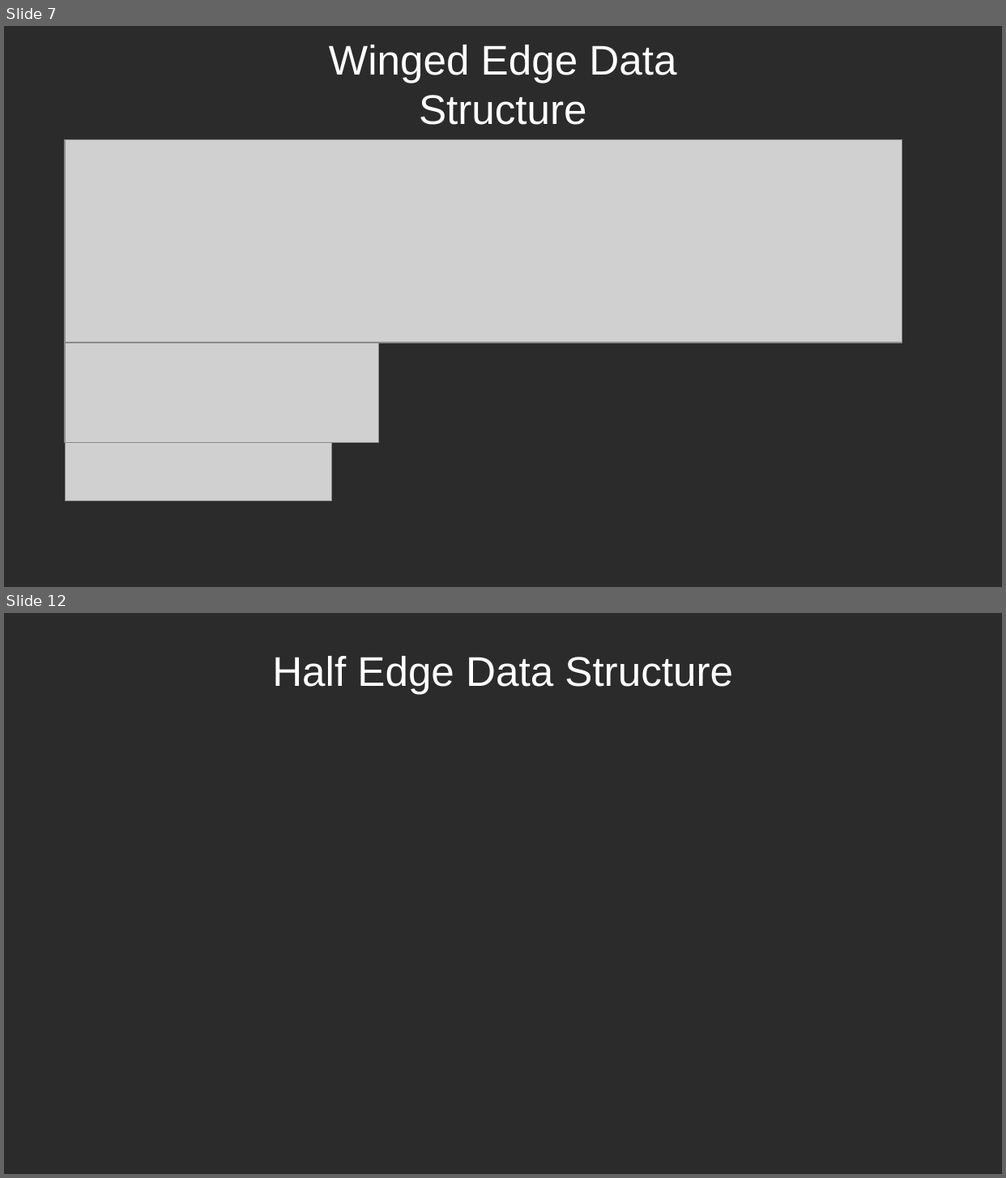
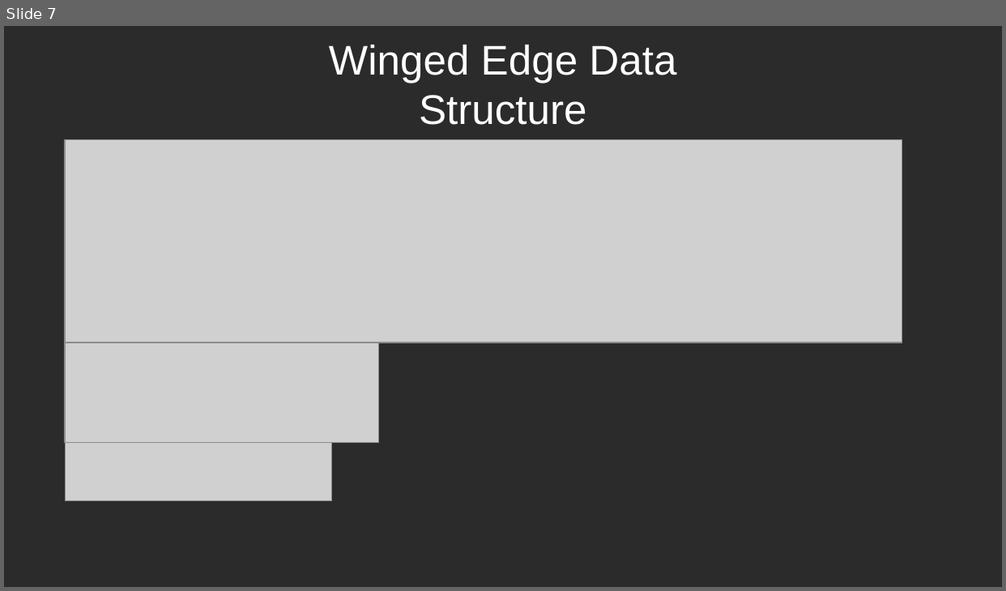
Before and after one commit to djastrzab/Algorytmy-Geometryczne, a slide deck: projekt/prezentacja.odp. Shown one above the other, each under a label of ours: slides 7 and 12 before the commit, slide 7 after it; the slides between them are not shown. The pictures are 1006x1178 and 1006x591 pixels, drawn with LibreOffice and Linux fonts; fonts in the diff are those of the drawing; grey boxes stand for pictures; background and template pictures are left out; a plain dark background stands for a picture behind light text. Boxes give left, top, right and bottom in pixels: in the first picture for what was removed or moved away, otherwise in the second. Text is boxed around its words. In the diff, an @@ line names an element or a change of style, - is before the commit and + after.

```diff
--- a/projekt/prezentacja.odp
+++ b/projekt/prezentacja.odp
@@ slide 12 removed at (4, 613, 1002, 1174), background picture (left out) @@
@@ title removed at (272, 656, 733, 695) @@
-Half Edge Data Structure
```
Also in this commit, not shown: 3 slides added, 5 other slides removed, 3 other files.
